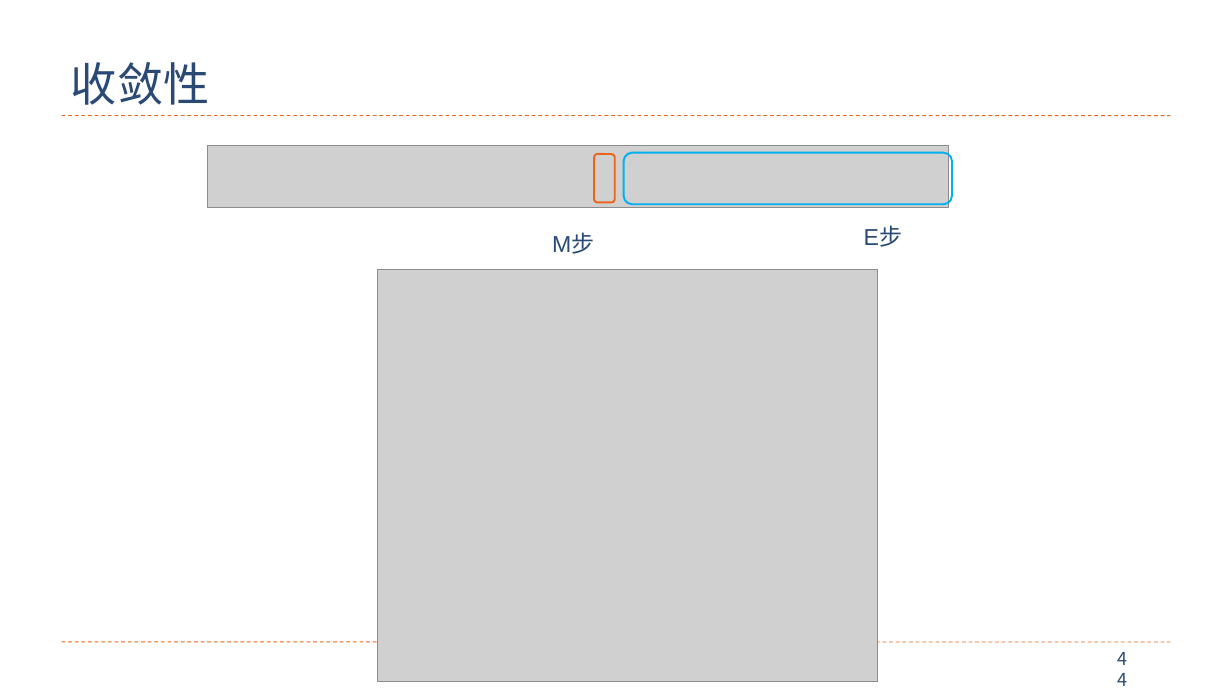
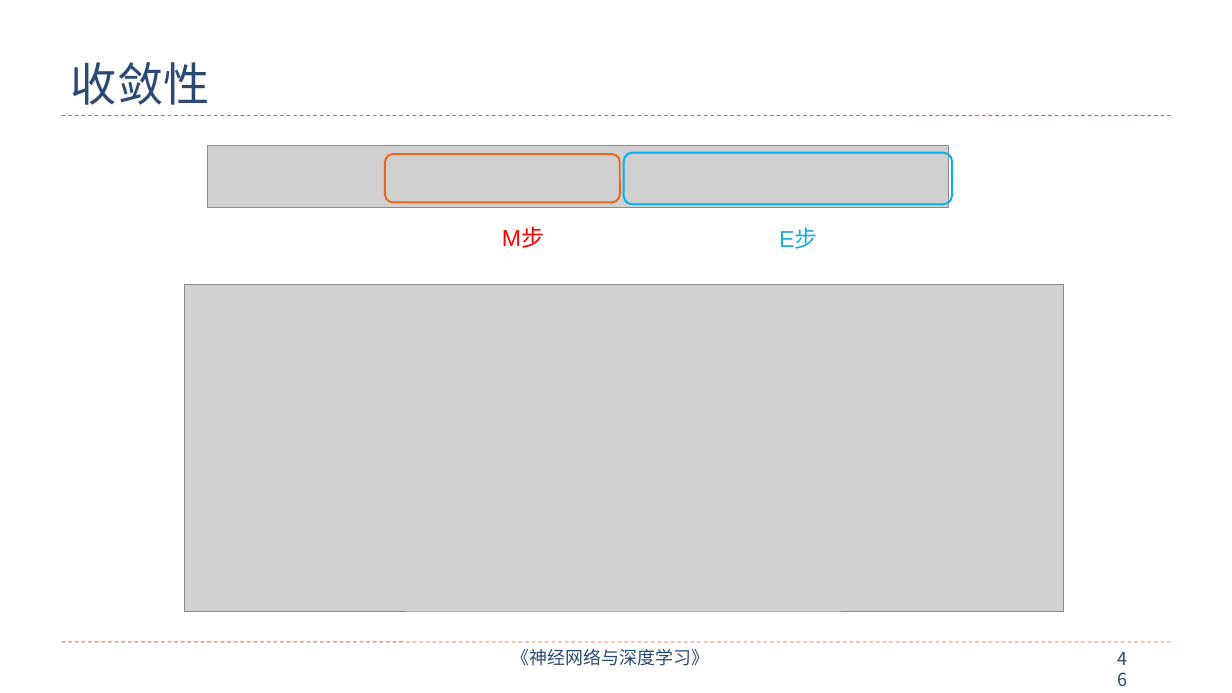
Before and after one commit to nndl/nndl.github.io, a slide deck: slide 46 of ppt/chap-概率图模型.pptx (slide 44 before the commit). Drawn at 1232x693 pixels with LibreOffice and Linux fonts; fonts in the diff are those of the drawing; grey boxes stand for pictures. Boxes give left, top, right and bottom in pixels: in the first picture for what was removed or moved away, otherwise in the second. Text is boxed around its words. In the diff, an @@ line names an element or a change of style, - is before the commit and + after.

```diff
--- a/ppt/chap-概率图模型.pptx
+++ b/ppt/chap-概率图模型.pptx
@@ rounded rectangle: place and size @@
-rounded rectangle at box(594, 154, 615, 202)
+rounded rectangle at box(385, 154, 620, 202)
@@ text "M步": place and size @@
-text "M步" at box(552, 233, 594, 254)
+text "M步" at box(502, 228, 544, 248)
@@ text "M步" at box(502, 228, 544, 248): text colour #2A4A75 to #FF0000 @@
@@ text "E步": place and size @@
-text "E步" at box(864, 227, 903, 247)
+text "E步" at box(779, 229, 818, 249)
@@ text "E步" at box(779, 229, 818, 249): text colour #2A4A75 to #1FAECD @@
@@ picture added at box(184, 285, 1063, 611) @@
@@ picture removed at box(377, 270, 878, 682) @@
@@ text added at box(512, 648, 710, 666), 14 pt, text #2A4A75 @@
+《神经网络与深度学习》
@@ page number at box(1109, 643, 1147, 675): text changed @@
-44
+46
```
Also in this commit, not shown: 3 other slides changed, 2 slides added, 3 other files.
